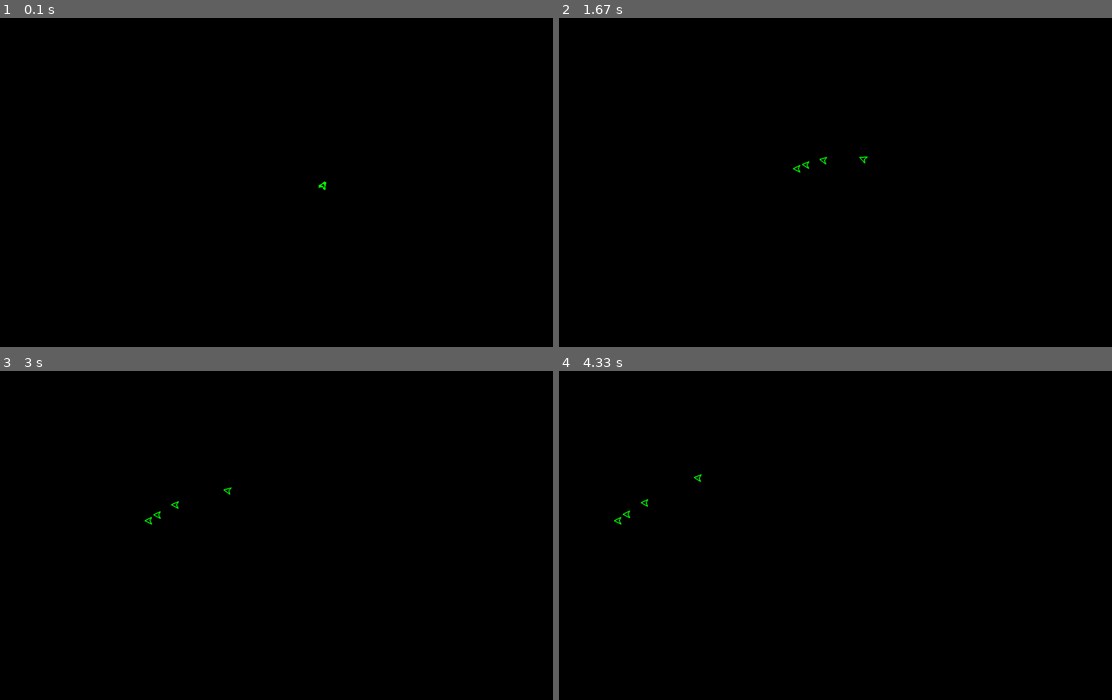
Above: before the commit, frames 1-4 (two rows, left to right).
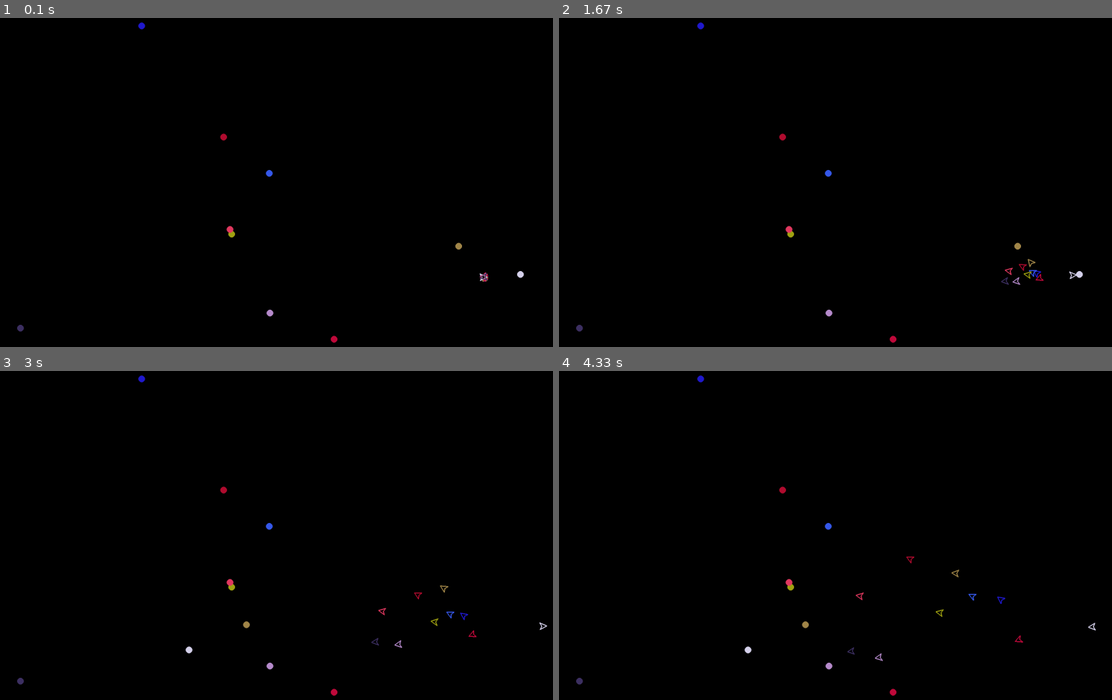
Above: after the commit, the same moments.

Repository: mikemwang/pi_viz
Game: pygame game, started from main.py
The game is run twice, just before and just after one commit, with the same random seed, the same clock (stepped at 60 frames per second) and the same inputs.
Inputs:
- Up to frame 1 (0.1 s): no input
- Up to frame 2 (1.67 s): no input
- Up to frame 3 (3 s): no input
- Up to frame 4 (4.33 s): no input

The runs differ from the first frame. In frame 1, 0.3% of the frame differs, in the area x 3-95%, y 1-99%; in frame 2, 0.4%; in frame 3, 0.4%; in frame 4, 0.4%, in the area x 3-98%, y 1-99%.

Commit message:
seek behaviour complete

Diff:
--- a/actor.py
+++ b/actor.py
@@ -1,5 +1,6 @@
 import math
 import pygame
+import random
 from pygame.math import Vector2, Vector3
 import numpy as np
 
@@ -7,21 +8,24 @@
 class Actor:
 
     def __init__(self,
+                 surface,
                  position: Vector2,
-                 velocity: Vector2,
                  length: float,
                  width: float,
                  color=(0, 0, 0),
                  max_speed=200,
                  max_acceleration=200):
+        self.surface = surface
         self.position = position
-        self.velocity = velocity
+        self.velocity = Vector2(0, 0)
         self.acceleration = Vector2(0, 0)
         self.length = length
         self.width = width
         self.color = color
         self.body_pts = None
         self.transformed_pts = None
+
+        self.goal = None
 
         self.max_speed = max_speed
         self.max_speed_squared = self.max_speed**2
@@ -63,10 +67,37 @@
         if self.acceleration.length_squared() > self.max_acceleration_squared:
             self.acceleration.scale_to_length(self.max_acceleration)
 
+    def seek(self, pt, dt, weight=1):
+        desired = pt - self.position
+        desired.scale_to_length(self.max_speed)
+        steer = desired - self.velocity
+        steer.scale_to_length(min(steer.length(), self.max_acceleration))
+        self.apply_force(weight*steer, dt)
+        #stopping_distance = 0.5 * self.velocity.length_squared() / self.max_acceleration
+
+        # if vec.length() < 1.1*stopping_distance:
+        #    self.apply_force(Vector2(self.max_acceleration, 0).rotate(
+        #        self.velocity.as_polar()[1]-180), dt)
+        # else:
+        #    self.apply_force(weight*vec, dt)
+
+    def avoid(self, pt, dt, weight=50):
+        vec = pt - self.position
+        vec.scale_to_length(10000/vec.length())
+        self.apply_force(weight*vec.rotate(180), dt)
+        pygame.draw.line(self.surface, (255, 0, 0), self.position,
+                         self.position+weight*vec.rotate(180)*dt)
+
     def update(self, dt_ms):
         dt = dt_ms / 1000.0
-        self.apply_force(Vector2(-100000.0, 0), dt)
-        self.limit_acceleration()
+        self.acceleration.xy = 0, 0
+
+        if not self.goal or (self.position - self.goal).length_squared() < 400:
+            self.goal = Vector2(random.random()*1920, random.random()*1080)
+        pygame.draw.circle(self.surface, self.color, self.goal, 10)
+        self.seek(self.goal, dt, weight=50)
+        #self.avoid(Vector2(400, 325), dt, weight=50)
+        # self.limit_acceleration()
         self.apply_velocity(dt)
 
     def render(self, surface):
--- a/main.py
+++ b/main.py
@@ -48,21 +48,17 @@
         clock = pygame.time.Clock()
         actors = []
 
-        for val in [100, 200, 300, 400]:
-            actors.append(Actor(Vector2(self.w/2, self.h/2),
-                                Vector2(50.0, -50.0),
-                                20, 20, (0, 255, 0), max_acceleration=val))
+        for _ in range(10):
+            actors.append(Actor(self.screen, Vector2(0.75*self.w, 0.75*self.h),
+                                20, 20, (random.random()*255, random.random()*255, random.random()*255), max_acceleration=10+_*10))
 
         running = True
 
-        i = 0
-
-        while running and i < frames:
+        while running:
             for event in pygame.event.get():
                 if event.type == pygame.QUIT:
                     running = False
             dt = clock.tick()
-            i += 1
 
             self.screen.fill((0, 0, 0))
 
